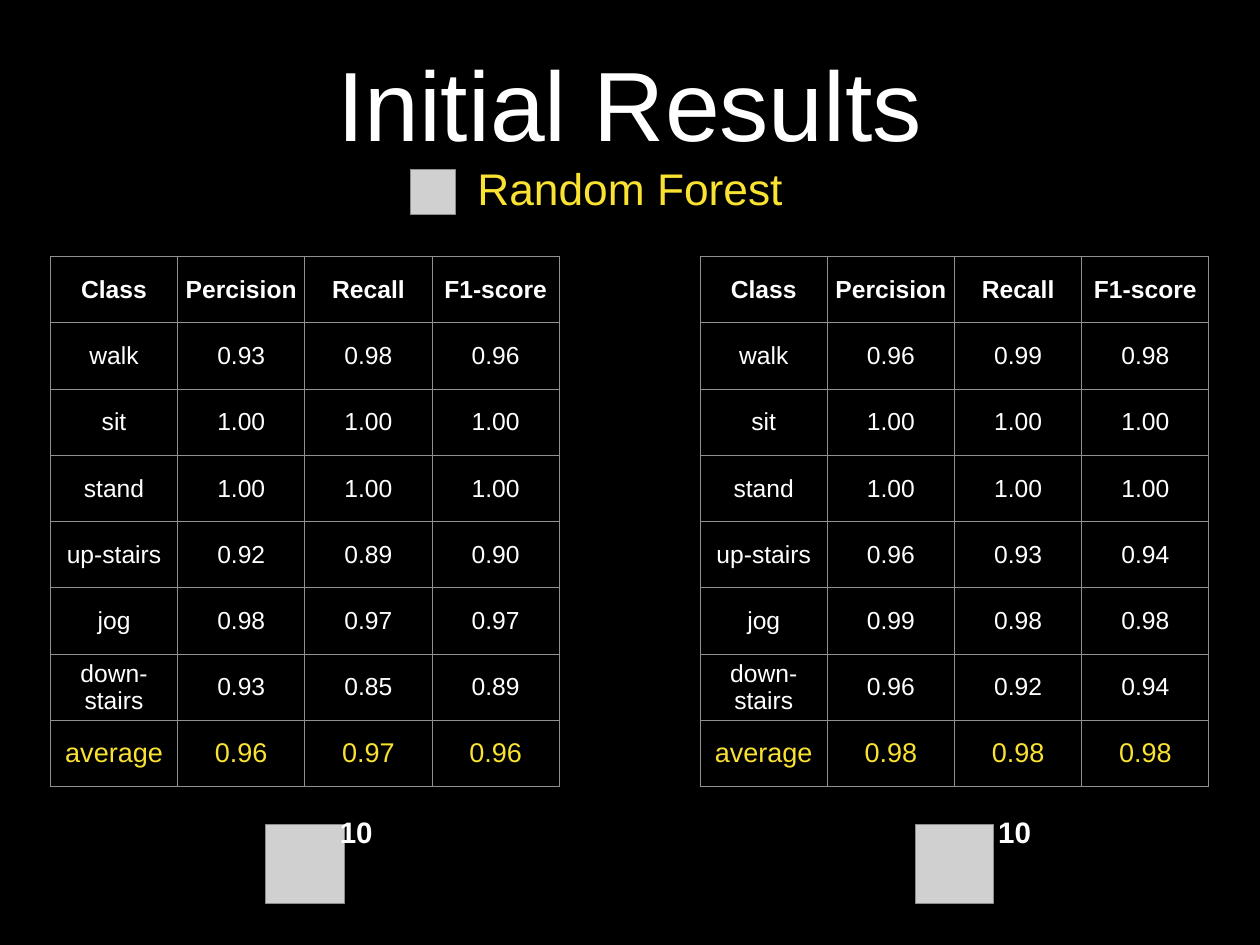
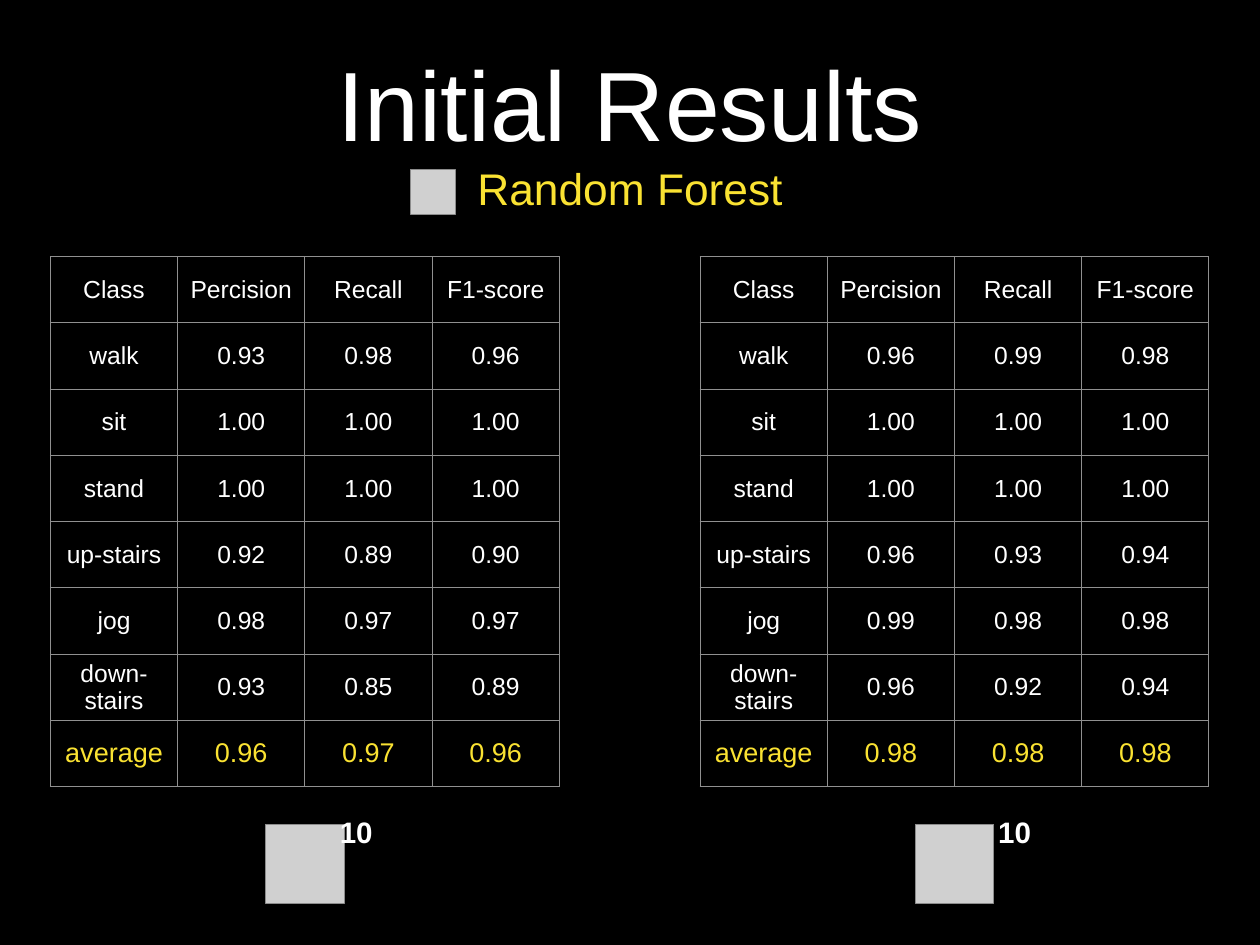
Before and after one commit to idocal/motionsense, a slide deck: slide 5 of presentations/Presentation3.pptx. Drawn at 1260x945 pixels with LibreOffice and Linux fonts; fonts in the diff are those of the drawing; grey boxes stand for pictures; background and template pictures are left out. Boxes give left, top, right and bottom in pixels: in the first picture for what was removed or moved away, otherwise in the second. Text is boxed around its words. In the diff, an @@ line names an element or a change of style, - is before the commit and + after.

```diff
--- a/presentations/Presentation3.pptx
+++ b/presentations/Presentation3.pptx
@@ table at <box>51,257,561,788</box> @@
@@ bold off in "Class", "Percision", "Recall", "F1-score" @@
@@ table at <box>700,257,1210,788</box> @@
@@ bold off in "Class", "Percision", "Recall", "F1-score" @@
```
Also in this commit, not shown: 4 other slides changed, 3 slides added, 1 slide removed, 1 other file.
